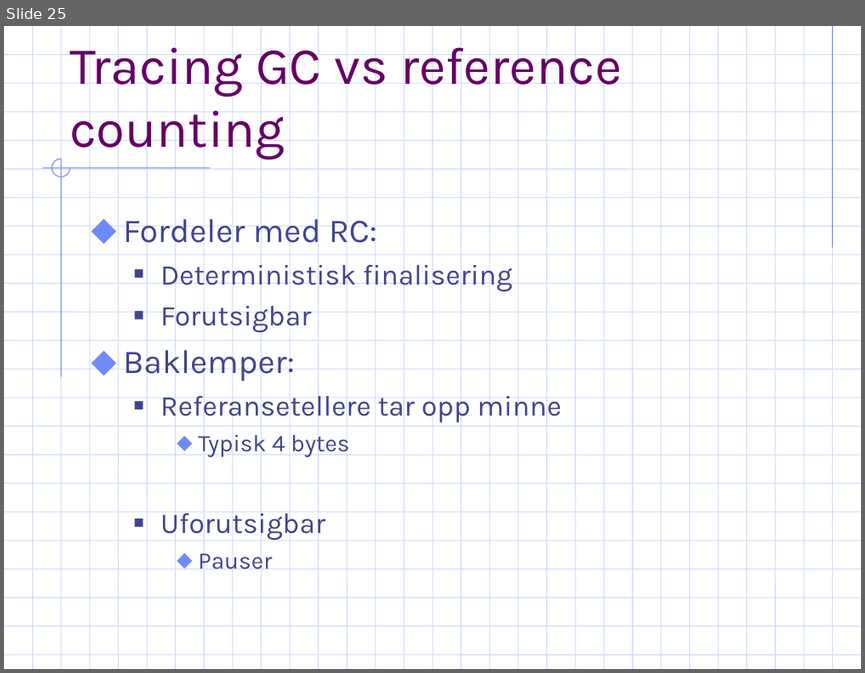
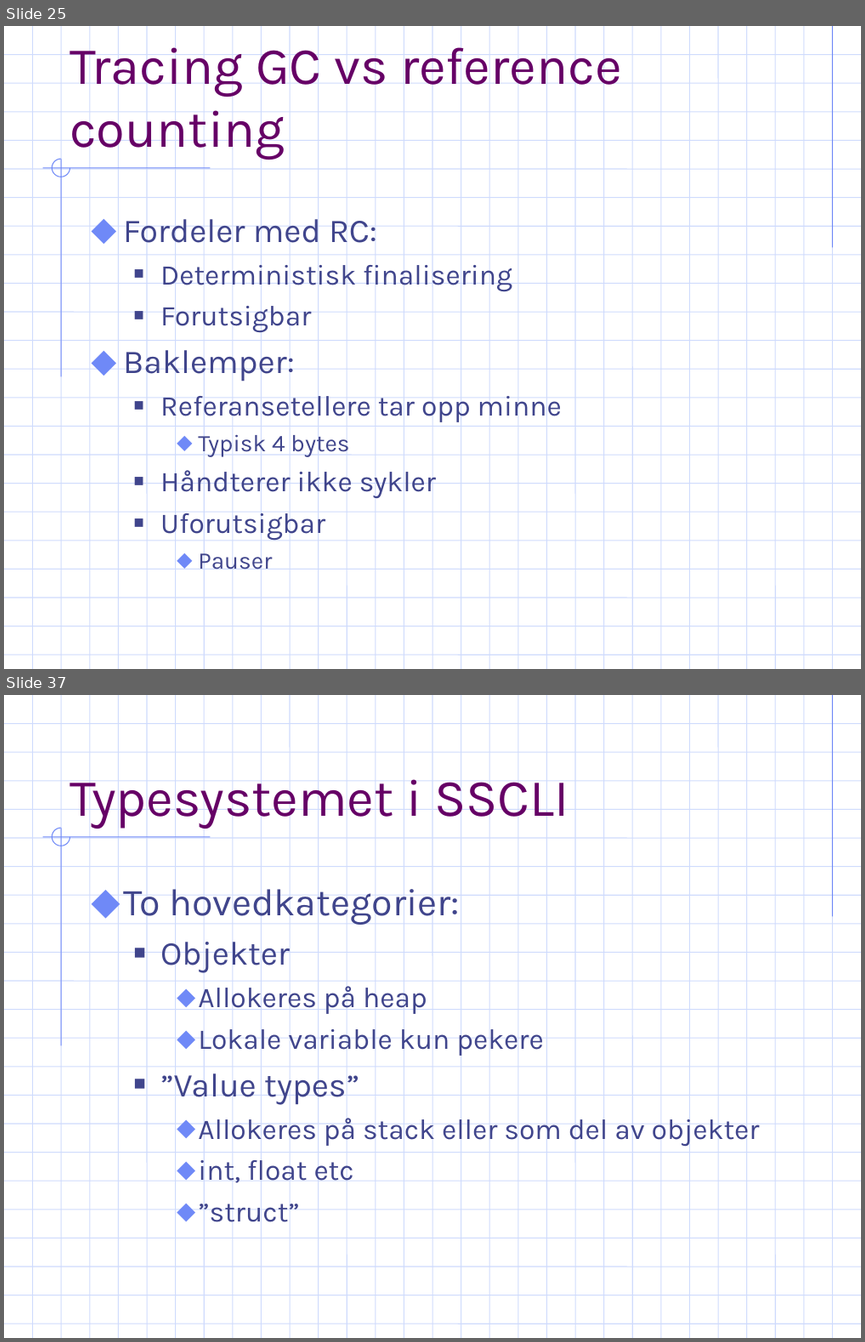
Before and after one commit to ArildF/masters, a slide deck: trunk/thesis/presentation.ppt. Shown one above the other, each under a label of ours: slide 25 before the commit, slides 25 and 37 after it; the slides between them are not shown. The pictures are 865x673 and 865x1342 pixels, drawn with LibreOffice and Linux fonts; fonts in the diff are those of the drawing; background and template pictures are left out. Boxes give left, top, right and bottom in pixels: in the first picture for what was removed or moved away, otherwise in the second. Text is boxed around its words. In the diff, an @@ line names an element or a change of style, - is before the commit and + after.

```diff
--- a/trunk/thesis/presentation.ppt
+++ b/trunk/thesis/presentation.ppt
@@ slide 37 added at <box>4,695,861,1338</box>, background #FFFFFF; not listed: 55 template elements that a slide beside it also shows @@
@@ title added at <box>69,769,568,828</box>, 44 pt, text #660066 @@
+Typesystemet i SSCLI
@@ text added at <box>123,881,760,1229</box>, 24 pt, text #40458C @@
+⬥ To hovedkategorier:
+  ■ Objekter
+    ⬥ Allokeres på heap
+    ⬥ Lokale variable kun pekere
+  ■ ”Value types”
+    ⬥ Allokeres på stack eller som del av objekter
+    ⬥ int, float etc
+    ⬥ ”struct”
@@ slide 25 changed as well @@
@@ text at <box>160,465,436,499</box>: paragraph added @@
+  ■ Håndterer ikke sykler
```
Also in this commit, not shown: 36 other slides added, 1 slide removed.
